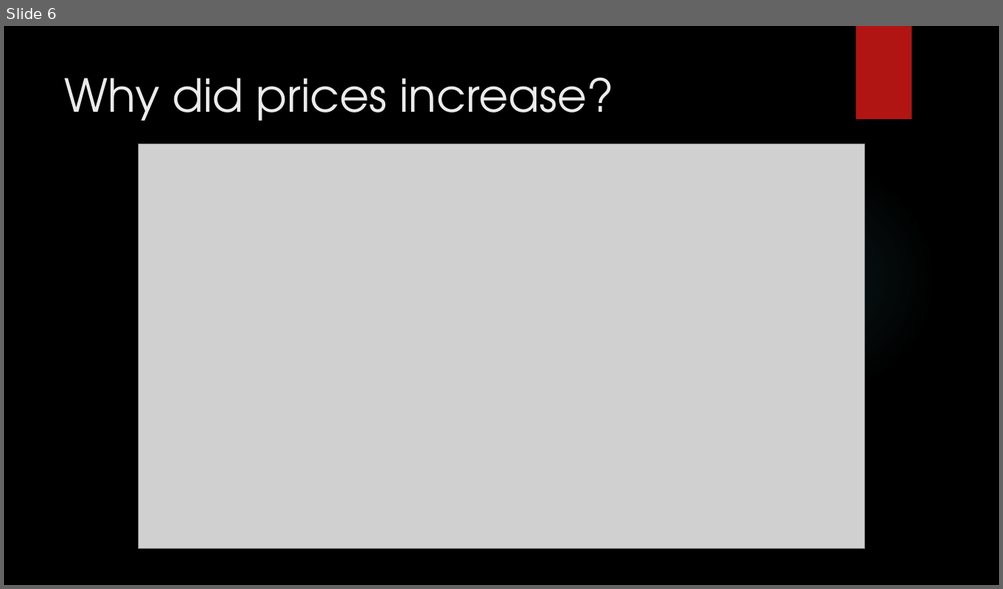
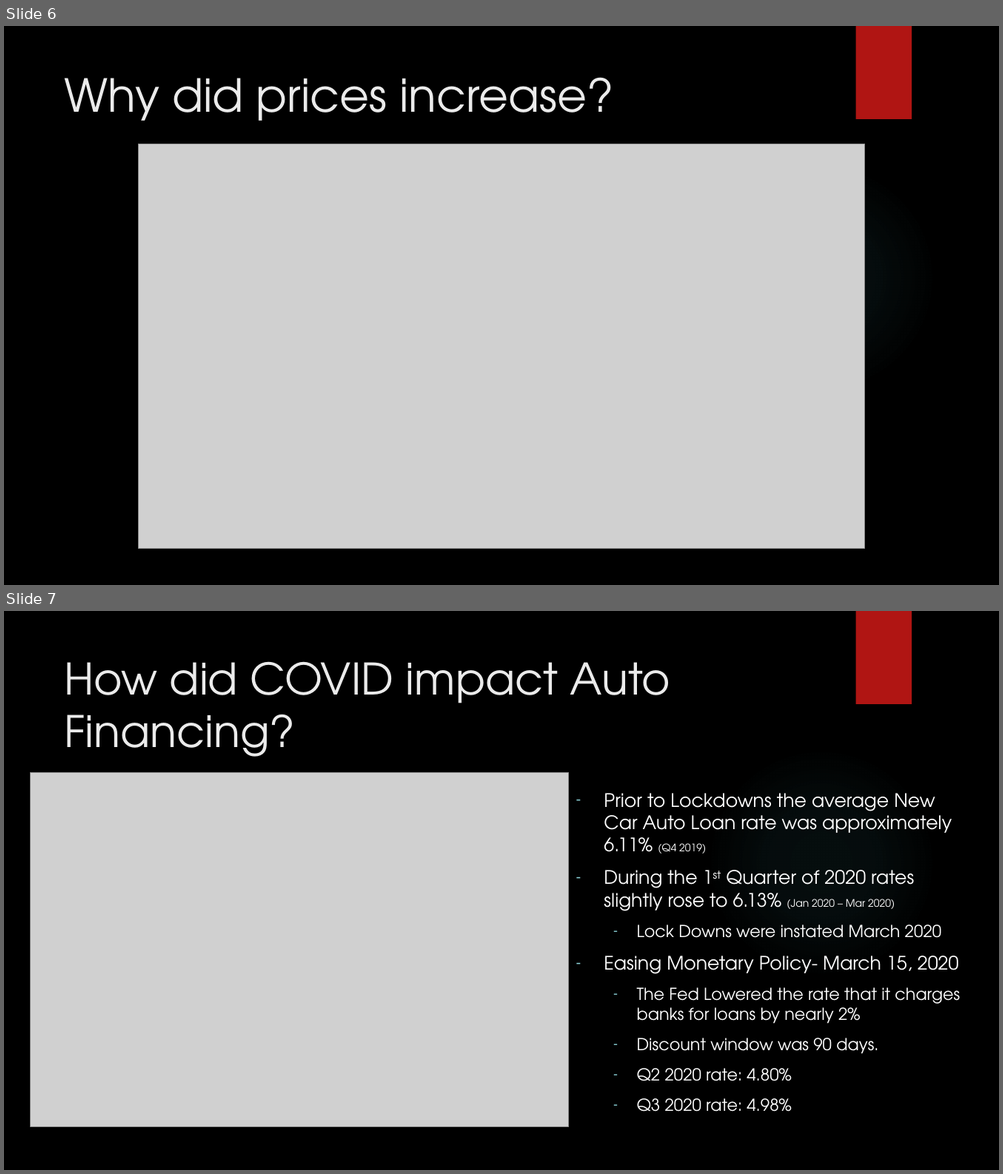
Before and after one commit to T800-101A/Impact_Vehicule_COVID-19, a slide deck: Project 1 Presentation .pptx. Shown one above the other, each under a label of ours: slide 6 before the commit, slides 6 and 7 after it. The pictures are 1003x589 and 1003x1174 pixels, drawn with LibreOffice and Linux fonts; fonts in the diff are those of the drawing; grey boxes stand for pictures; background and template pictures are left out. Boxes give left, top, right and bottom in pixels: in the first picture for what was removed or moved away, otherwise in the second. Text is boxed around its words. In the diff, an @@ line names an element or a change of style, - is before the commit and + after.

Commit message:
Add files via upload
Uploaded updated presentation. added slides 7-9

```diff
--- a/Project 1 Presentation .pptx
+++ b/Project 1 Presentation .pptx
@@ slide 7 added at (4, 611, 999, 1170), background picture (left out); not listed: 2 template elements that a slide beside it also shows @@
@@ title added at (64, 661, 670, 757), 42 pt, text #EBEBEB @@
+How did COVID impact Auto Financing?
@@ picture added at (31, 773, 569, 1128) @@
@@ text added at (603, 793, 959, 1112), 18 pt, text #FFFFFF @@
+– Prior to Lockdowns the average New Car Auto Loan rate was approximately 6.11% (Q4 2019)
+– During the 1st Quarter of 2020 rates slightly rose to 6.13% (Jan 2020 – Mar 2020)
+  – Lock Downs were instated March 2020
+– Easing Monetary Policy- March 15, 2020
+  – The Fed Lowered the rate that it charges banks for loans by nearly 2%
+  – Discount window was 90 days.
+  – Q2 2020 rate: 4.80%
+  – Q3 2020 rate: 4.98%
```
Also in this commit, not shown: 2 other slides added, 1 slide removed.
